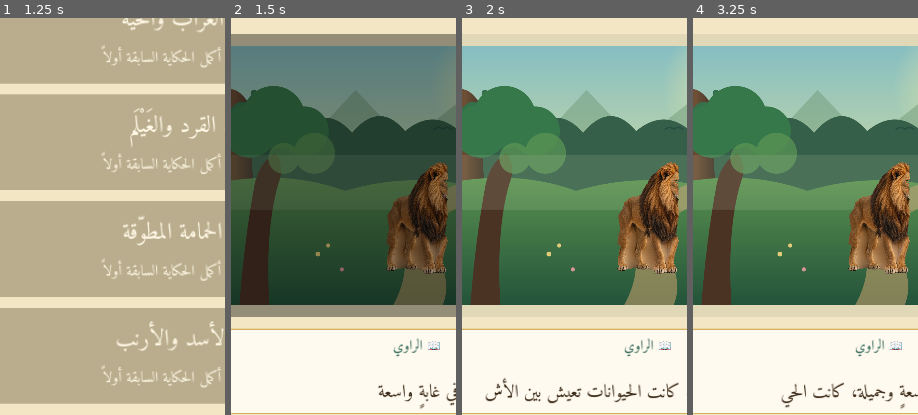
Above: before the commit, frames 1-4 (left to right).
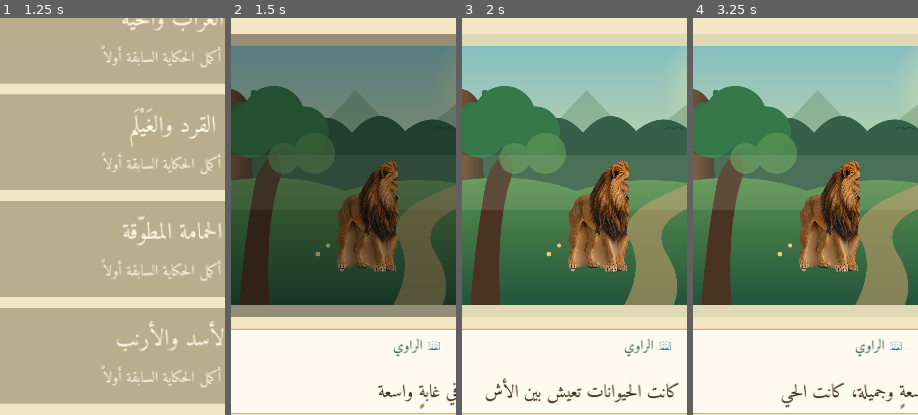
Above: after the commit, the same moments.

Repository: bdssmdkacem-dot/Kalila-Dimna
Game: Godot game, scene res://scenes/main_menu.tscn
The game is run twice, just before and just after one commit, with the same random seed, the same clock (stepped at 60 frames per second) and the same inputs.
Inputs (mouse positions are % of the whole screen's width and height, from its top left):
- Up to frame 1 (1.25 s): click "ابدأ الحكايات" at 0.5 s
- Up to frame 2 (1.5 s): click (50, 19) at 1.25 s
- Up to frame 3 (2 s): no input
- Up to frame 4 (3.25 s): click "رجوع" at 2 s; click (50, 19) at 2.75 s
The pictures show only the part of the screen within x 9-59%, y 31-81%; the shares and areas given below are measured in that part.

Frame 1 is identical in both runs. In frame 2, 10% of the frame differs, in the area x 47-97%, y 35-65%; in frame 3, 11%; in frame 4, 11%.

Commit message:
feat(story): tune realistic animal scene composition

Diff:
--- a/ui/animal_stage_2d.gd
+++ b/ui/animal_stage_2d.gd
@@ -174,13 +174,37 @@
 	var count := list.size()
 	for i in range(count):
 		var id := String(list[i])
-		var x := 600.0 if count == 1 else (330.0 + float(i) * 540.0)
-		_add_actor(id, Vector2(x, 505.0))
+		_add_actor(id, _actor_position(story_id, place, id, i, count))
 	_keep_actors_inside_safe_frame()
 	_configure_shot(shot)
 	transition_fade.color.a = 1.0
 	var tw := create_tween()
 	tw.tween_property(transition_fade, "color:a", 0.0, 0.28)
+
+func _actor_position(story_id: String, place: String, actor_id: String, index: int, count: int) -> Vector2:
+	# Story-specific composition keeps animals grounded in the environment
+	# instead of using one generic center position for every tale.
+	match story_id:
+		"lion_bull":
+			if place == "river_meadow":
+				if actor_id == "lion": return Vector2(380.0, 505.0)
+				if actor_id == "bull": return Vector2(815.0, 535.0)
+			if actor_id == "lion": return Vector2(455.0, 500.0)
+			if actor_id == "bull": return Vector2(745.0, 515.0)
+		"crow_snake":
+			if actor_id == "crow": return Vector2(735.0, 330.0)
+			if actor_id == "snake": return Vector2(705.0, 555.0)
+		"monkey_turtle":
+			if actor_id == "monkey": return Vector2(395.0, 355.0)
+			if actor_id == "turtle": return Vector2(825.0, 555.0)
+		"dove_ring":
+			if actor_id == "dove": return Vector2(610.0, 335.0)
+			if actor_id == "mouse": return Vector2(820.0, 570.0)
+		"lion_hare":
+			if actor_id == "lion": return Vector2(390.0, 505.0)
+			if actor_id == "hare": return Vector2(800.0, 535.0)
+	var x := 600.0 if count == 1 else (330.0 + float(index) * 540.0)
+	return Vector2(x, 505.0)
 
 func set_speaker(actor_id: String) -> void:
 	speaking_actor = actor_id if active_actor_nodes.has(actor_id) else ""
